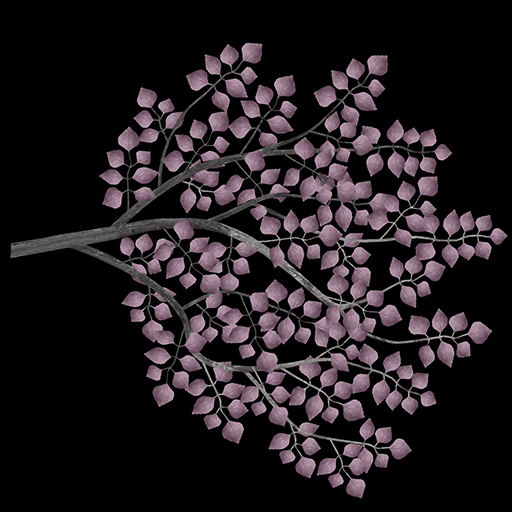
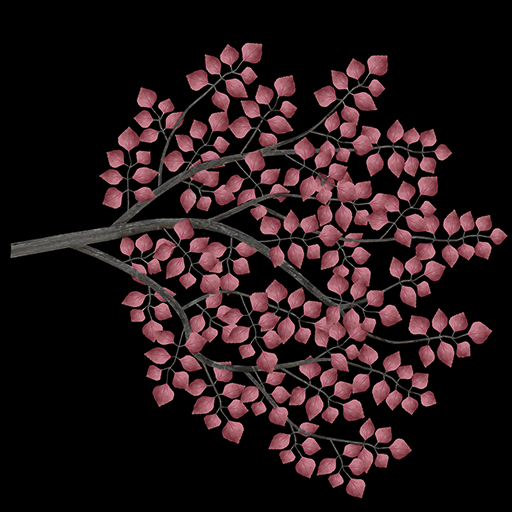
Layered file, before and after one edit (512px x 512px). Changes by layer:
pixels changed over (11, 42, 508, 499) (layer not identified)
